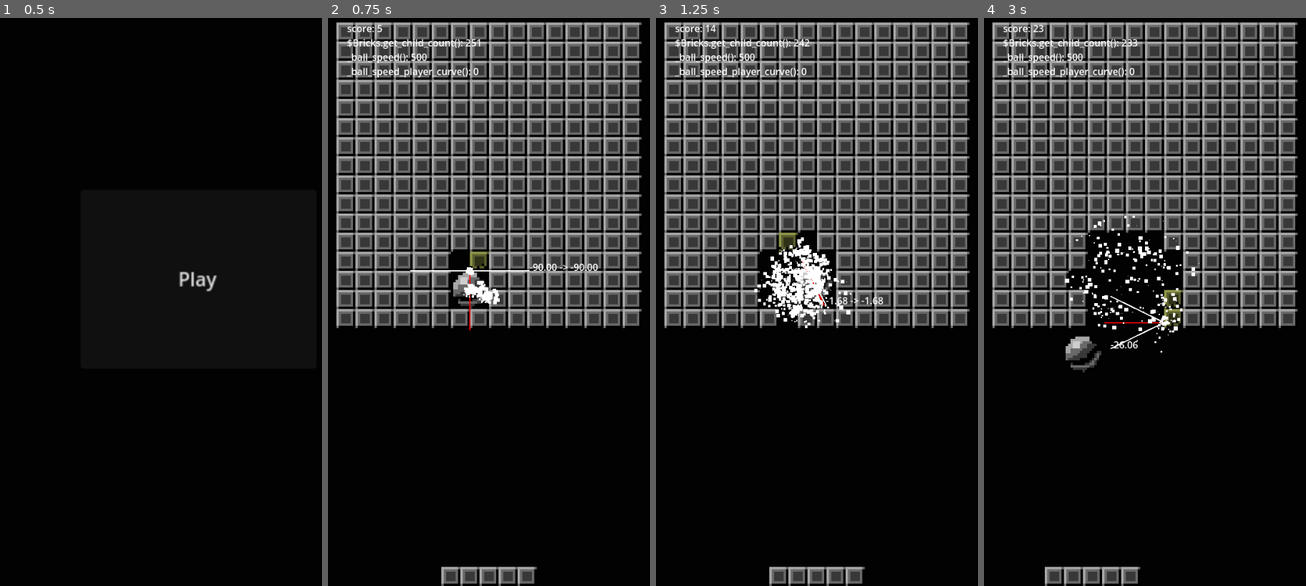
Above: before the commit, frames 1-4 (left to right).
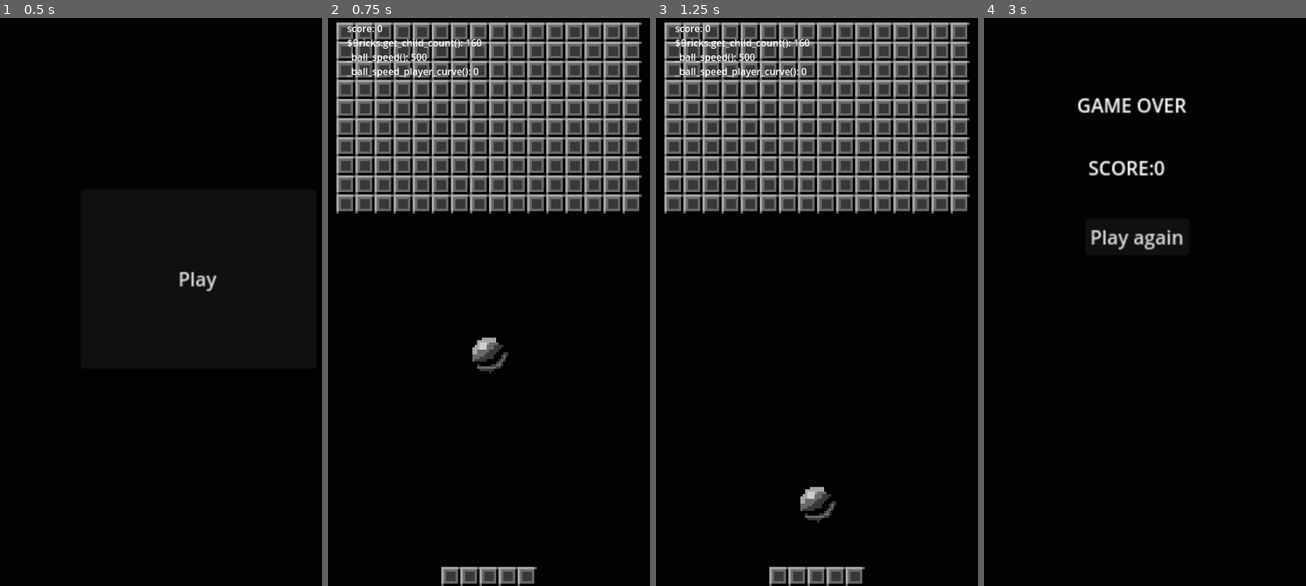
Above: after the commit, the same moments.

Repository: arunas-cesonis/pingpong2
Game: Godot game, scene res://main.tscn
The game is run twice, just before and just after one commit, with the same random seed, the same clock (stepped at 60 frames per second) and the same inputs.
Inputs:
- Up to frame 1 (0.5 s): no input
- Up to frame 2 (0.75 s): click "Play" at 0.5 s
- Up to frame 3 (1.25 s): no input
- Up to frame 4 (3 s): hold D (MoveRight) 1.28-2.03 s; hold A (MoveLeft) 2.03-2.78 s; hold D (MoveRight) from 2.78 s (still down)

Frame 1 is identical in both runs. In frame 2, 16% of the frame differs, in the area x 2-98%, y 1-63%; in frame 3, 16%; in frame 4, 42%, in the area x 2-98%, y 0-100%.

Commit message:
Scrolling bricks

Diff:
--- a/bricks.gd
+++ b/bricks.gd
@@ -4,24 +4,45 @@
 const Brick = preload("res://brick.gd")
 
 var bricks_w := 16
-var bricks_h := 16
+var bricks_h := 10
 var top_offset := 16
+var brick_rect := Rect2()
 
-# Called when the node enters the scene tree for the first time.
-func _ready() -> void:
-	var brick: Brick = BrickTscn.instantiate()
-	var brick_rect := brick.get_rect()
+const SCROLL_TIME := 0.2
+const SCROLL_SPAWN_TIME := 1.0
+const SCROLL_WAIT := 2.0
+
+var scroll_amount := Vector2.ZERO
+
+func _create_brick(x: int, y: int) -> Brick:
 	var bricks_width := bricks_w * brick_rect.size.x
 	var center := Vector2(get_viewport_rect().size.x * 0.5 - bricks_width * 0.5, top_offset)
+	var brick: Brick = BrickTscn.instantiate()
+	brick.position = brick_rect.size * Vector2(x, y) - brick_rect.position + center
+	return brick
+
+func _create_bricks() -> void:
+	var brick: Brick = BrickTscn.instantiate()
+	brick_rect = brick.get_rect()
+	brick.queue_free()
+	scroll_amount = Vector2(0.0, brick_rect.size.y)
 	for y in range(bricks_h):
 		for x in range(bricks_w):
-			brick = BrickTscn.instantiate() if not brick else brick
-			brick.position = brick_rect.size * Vector2(x, y) - brick_rect.position + center
-			add_child(brick)
-			brick = null
-	pass # Replace with function body.
+			add_child(_create_brick(x, y))
 
+func _scroll_interval() -> void:
+	for child in get_children():
+		var brick: Brick = child
+		brick.create_tween().tween_property(brick, "position", scroll_amount, SCROLL_TIME).as_relative()
+	await get_tree().create_timer(SCROLL_TIME, false).timeout
+	var time_per_brick := SCROLL_SPAWN_TIME / bricks_w
+	for x in range(bricks_w):
+		await get_tree().create_timer(time_per_brick, false).timeout
+		add_child(_create_brick(x, 0))
 
-# Called every frame. 'delta' is the elapsed time since the previous frame.
-func _process(delta: float) -> void:
-	pass
+func _ready() -> void:
+	_create_bricks()
+	var tw := get_tree().create_tween()
+	tw.tween_interval(SCROLL_WAIT)
+	tw.tween_callback(_scroll_interval)
+	tw.set_loops()
--- a/game.gd
+++ b/game.gd
@@ -76,12 +76,17 @@
 	var new_angle = signf(angle) * clampf(absf(angle), limit_min, limit_max)
 	return Vector2.from_angle(normal.angle() + new_angle)
 
+func _play_sound(sound: Resource) -> void:
+	$AudioStreamPlayer2D.stop()
+	$AudioStreamPlayer2D.stream = sound
+	$AudioStreamPlayer2D.play()
+
 func _physics_process(delta: float) -> void:
 	player.move_and_collide(player_velocity * delta)
 	ball_speed_player_time = minf(ball_speed_player_duration, ball_speed_player_time + delta)
 
 	# safe_margin = 1.0 here helps to unstuck the ball from rotating platforms
-	# and possibly player controlled platform
+	# and player controlled platform
 	var safe_margin := 1.0
 	var collision = ball.move_and_collide(_ball_velocity() * delta, false, safe_margin)
 	if collision:
@@ -89,11 +94,13 @@
 		var bounce_angle_limit_min := 0.0
 		var bounce_angle_limit_max := 90.0
 		if collision.get_collider() == player:
-			$AudioStreamPlayer2D.stop()
-			$AudioStreamPlayer2D.stream = CollisionSound
-			$AudioStreamPlayer2D.play()
+			_play_sound(CollisionSound)
+
+			ball.position.y = minf(player.position.y - 48.0, ball.position.y)
+
 			# Disables corner or side reflections from pad by overriding the normal
 			normal = Vector2.UP
+
 			var offset := player.position.x - collision.get_position().x
 			var shape: RectangleShape2D = player_collision_shape.shape
 			var offset_normalized := offset / shape.size.x
@@ -107,24 +114,18 @@
 		elif collision.get_collider() is Brick:
 			var brick := collision.get_collider() as Brick
 			if brick.apply_damage(2):
-				$AudioStreamPlayer2D.stop()
-				$AudioStreamPlayer2D.stream = DestroySound
-				$AudioStreamPlayer2D.play()
+				_play_sound(DestroySound)
 				score += 1
 				# var new_brick: Brick = BrickTscn.instantiate()
 				# new_brick.position = brick.position
 				# new_brick.position.y -= 150.0
 				# add_child(new_brick)
 			else:
-				$AudioStreamPlayer2D.stop()
-				$AudioStreamPlayer2D.stream = Collision2Sound
-				$AudioStreamPlayer2D.play()
+				_play_sound(Collision2Sound)
 			bounce_angle_limit_min = brick_angle_limit_min
 			bounce_angle_limit_max = brick_angle_limit_max
 		else:
-			$AudioStreamPlayer2D.stop()
-			$AudioStreamPlayer2D.stream = CollisionSound
-			$AudioStreamPlayer2D.play()
+			_play_sound(CollisionSound)
 			bounce_angle_limit_min = wall_angle_limit_min
 			bounce_angle_limit_max = wall_angle_limit_max
 
